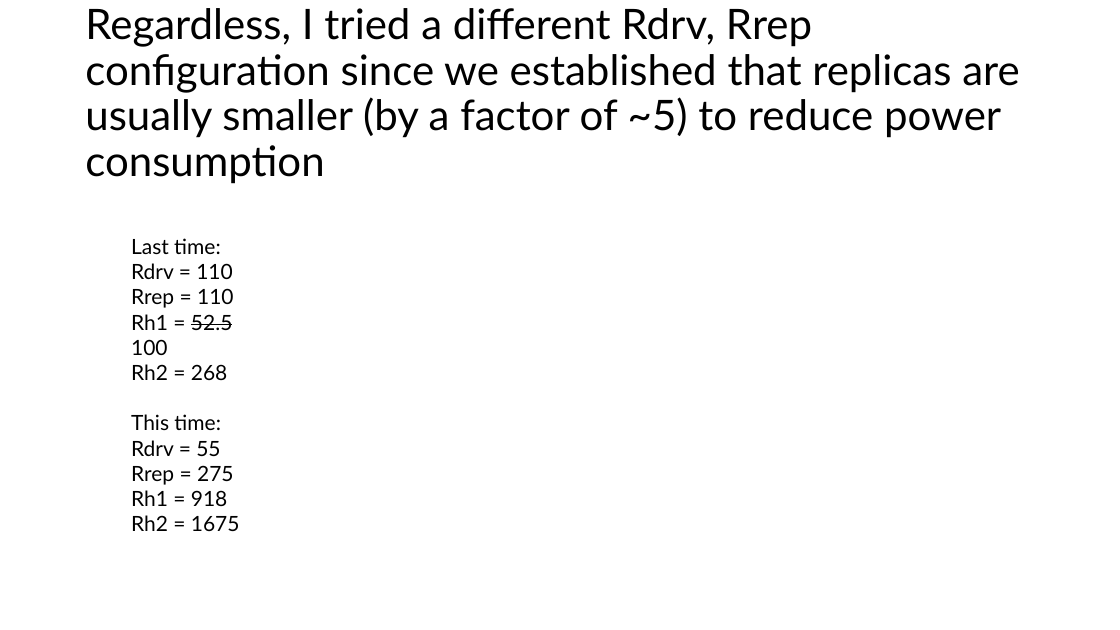
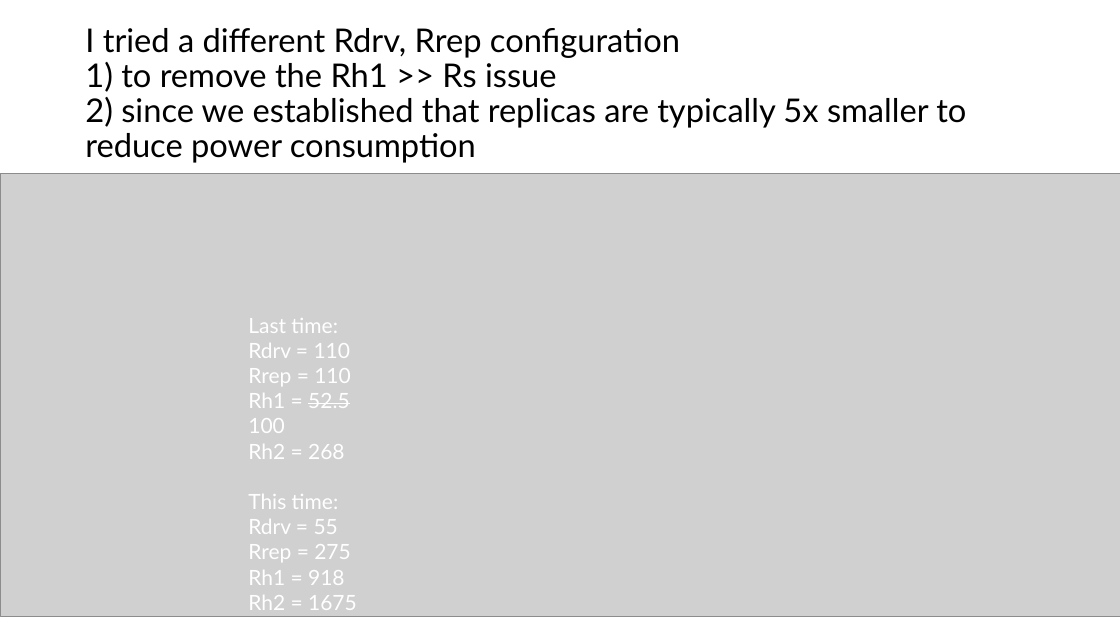
Before and after one commit to satvick16/thesis, a slide deck: slide 11 of nov26.pptx. Drawn at 1120x630 pixels with LibreOffice and Linux fonts; fonts in the diff are those of the drawing; grey boxes stand for pictures. Boxes give left, top, right and bottom in pixels: in the first picture for what was removed or moved away, otherwise in the second. Text is boxed around its words. In the diff, an @@ line names an element or a change of style, - is before the commit and + after.

Commit message:
nov26 presentation update

```diff
--- a/nov26.pptx
+++ b/nov26.pptx
@@ title at bbox=[85, 28, 966, 163]: text changed; size 36 to 28 pt @@
-Regardless, I tried a different Rdrv, Rrep configuration since we established that replicas are usually smaller (by a factor of ~5) to reduce power consumption
+I tried a different Rdrv, Rrep configuration
+1) to remove the Rh1 >> Rs issue
+2) since we established that replicas are typically 5x smaller to reduce power consumption
@@ picture added at bbox=[0, 173, 1120, 617] @@
@@ text "Last time:": place and size @@
-text "Last time:" at bbox=[131, 238, 240, 531]
+text "Last time:" at bbox=[248, 318, 357, 610]
@@ text "Last time:" at bbox=[248, 318, 357, 610]: text colour #000000 to #FFFFFF @@
```
Also in this commit, not shown: 1 other slide changed, 6 slides added.
